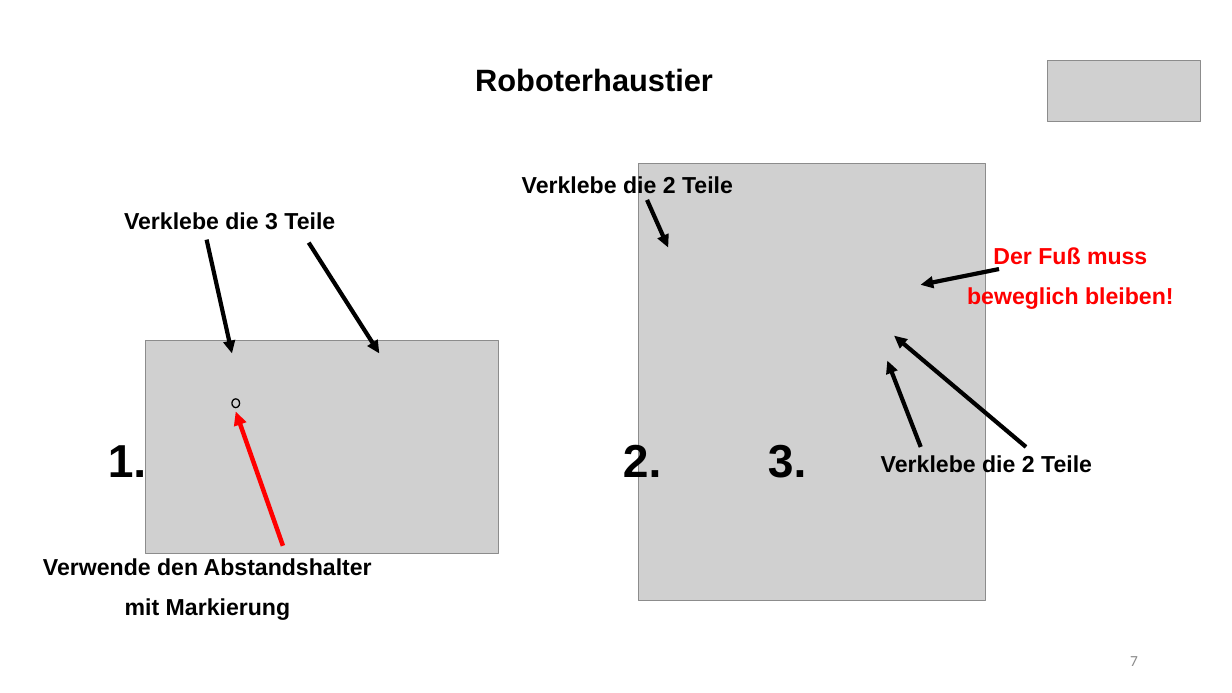
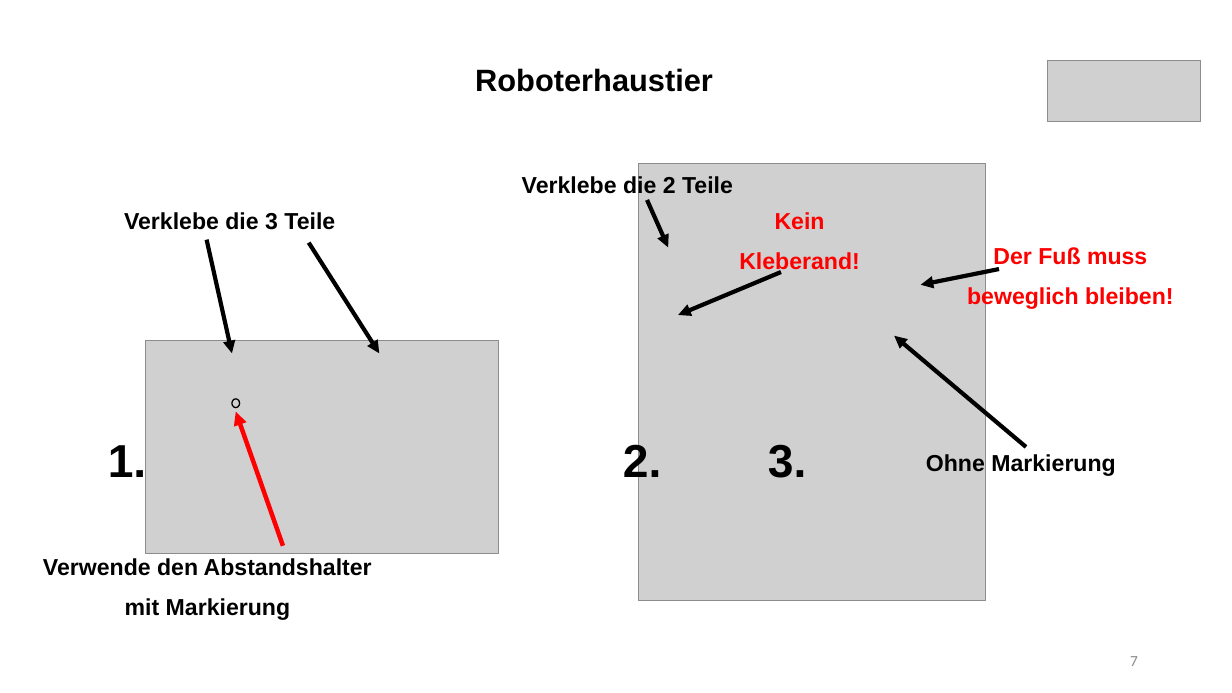
Before and after one commit to frankyhub/Egone, a slide deck: slide 7 of pdf/Roboterhaustier.pptx. Drawn at 1232x693 pixels with LibreOffice and Linux fonts; fonts in the diff are those of the drawing; grey boxes stand for pictures. Boxes give left, top, right and bottom in pixels: in the first picture for what was removed or moved away, otherwise in the second. Text is boxed around its words. In the diff, an @@ line names an element or a change of style, - is before the commit and + after.

```diff
--- a/pdf/Roboterhaustier.pptx
+++ b/pdf/Roboterhaustier.pptx
@@ text added at (x1=739, y1=212, x2=860, y2=274), 18 pt, text #FF0000, bold @@
+Kein
+Kleberand!
@@ arrow added from (781, 272) to (678, 315), #000000 3.25 pt @@
@@ arrow removed from (921, 447) to (887, 361) @@
@@ text at (x1=926, y1=454, x2=1115, y2=476): text changed @@
-Verklebe die 2 Teile
+Ohne Markierung
```
Also in this commit, not shown: 1 other slide changed, 5 other files.
